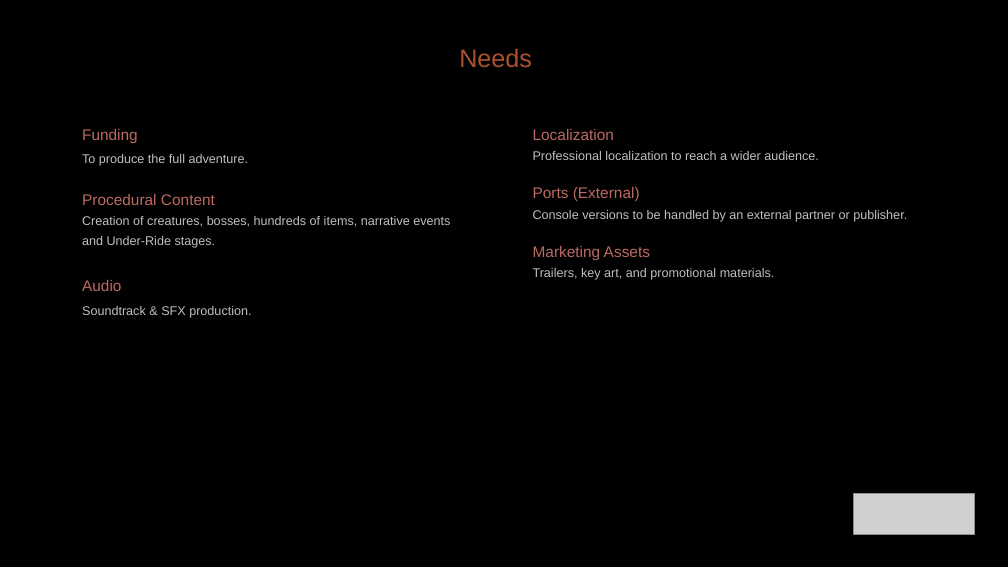
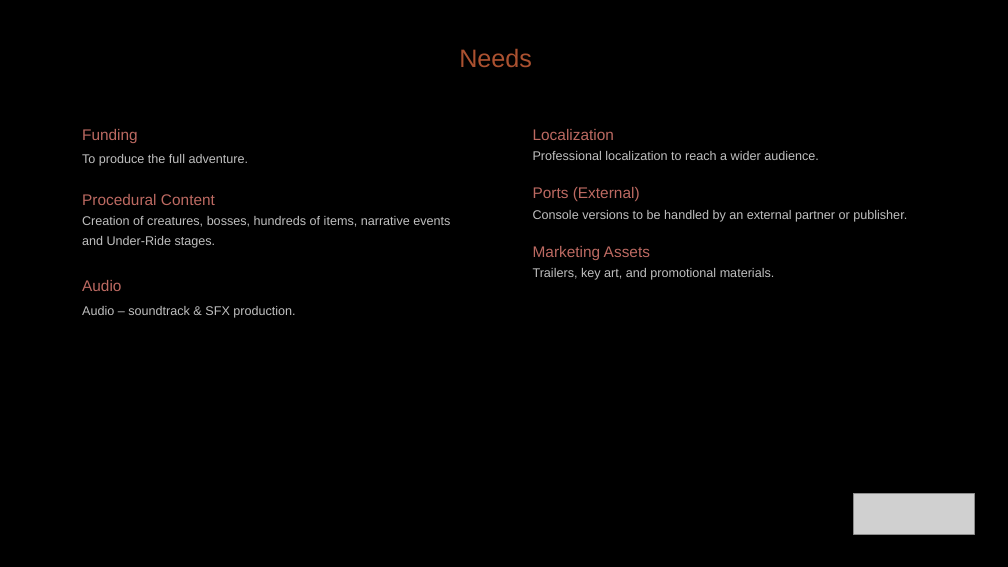
Before and after one commit to diegohcanepa/Remizione, a slide deck: slide 11 of Pitch Deck.pptx. Drawn at 1008x567 pixels with LibreOffice and Linux fonts; fonts in the diff are those of the drawing; grey boxes stand for pictures; background and template pictures are left out. Boxes give left, top, right and bottom in pixels: in the first picture for what was removed or moved away, otherwise in the second. Text is boxed around its words. In the diff, an @@ line names an element or a change of style, - is before the commit and + after.

```diff
--- a/Pitch Deck.pptx
+++ b/Pitch Deck.pptx
@@ subtitle at <box>82,306,295,318</box>: text changed @@
-Soundtrack & SFX production.
+Audio – soundtrack & SFX production.
```
Also in this commit, not shown: 7 other slides changed, 22 other files.
